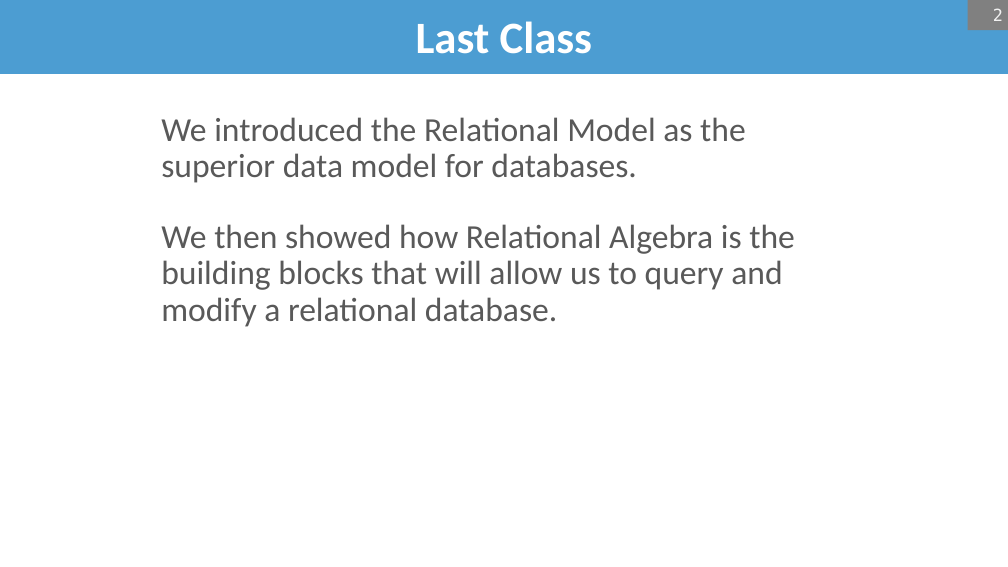
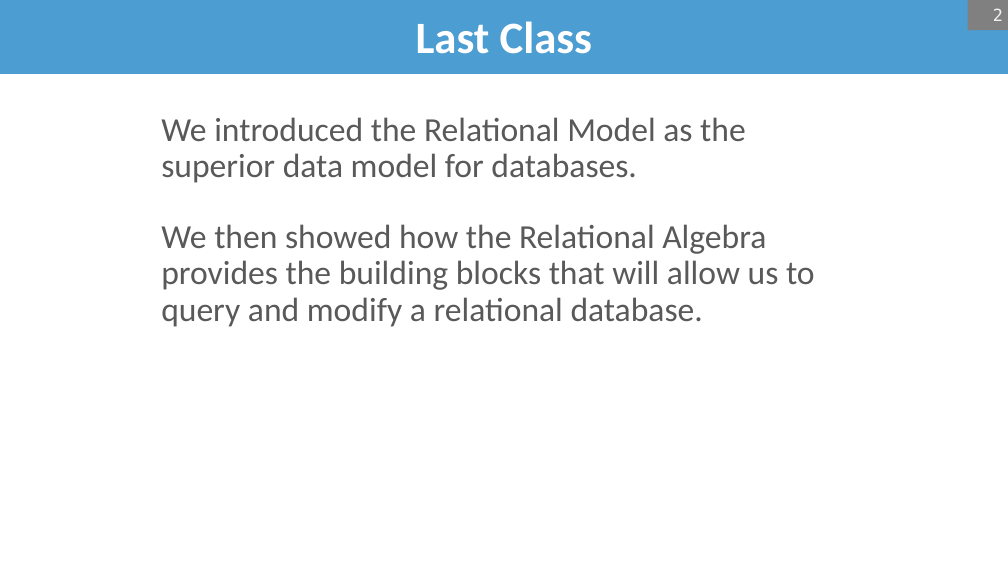
Before and after one commit to bsb20/bsb20.github.io, a slide deck: slide 2 of docs/421_f26/lectures/L2.pptx. Drawn at 1008x567 pixels with LibreOffice and Linux fonts; fonts in the diff are those of the drawing; background and template pictures are left out. Boxes give left, top, right and bottom in pixels: in the first picture for what was removed or moved away, otherwise in the second. Text is boxed around its words. In the diff, an @@ line names an element or a change of style, - is before the commit and + after.

```diff
--- a/docs/421_f26/lectures/L2.pptx
+++ b/docs/421_f26/lectures/L2.pptx
@@ text at [161, 224, 815, 327]: text changed @@
-We then showed how Relational Algebra is the building blocks that will allow us to query and modify a relational database.
+We then showed how the Relational Algebra provides the building blocks that will allow us to query and modify a relational database.
```
Also in this commit, not shown: 2 other slides changed, 5 slides removed, 1 other file.
